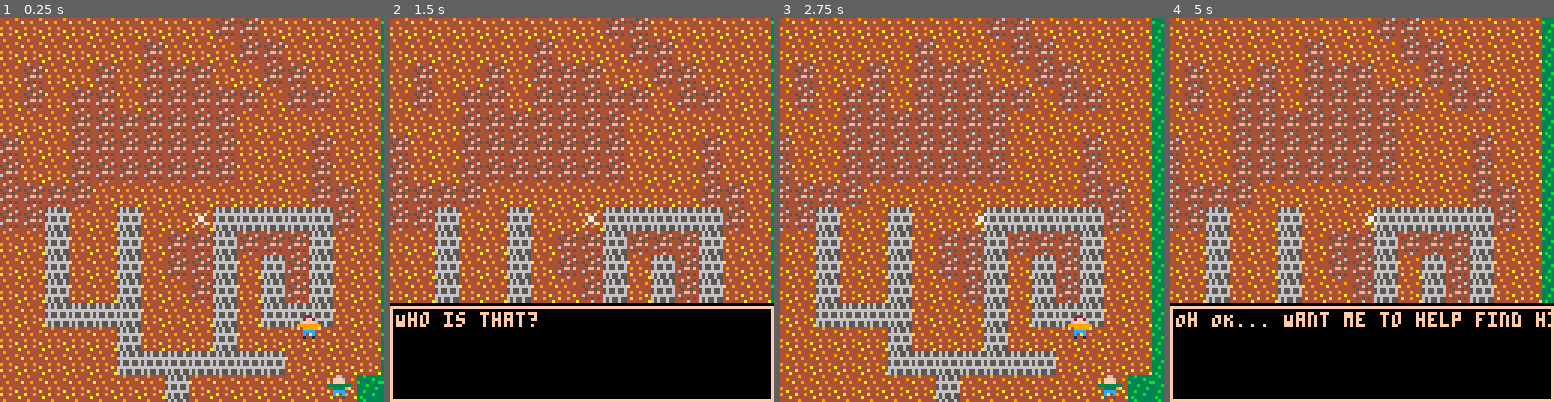
Above: before the commit, frames 1-4 (left to right).
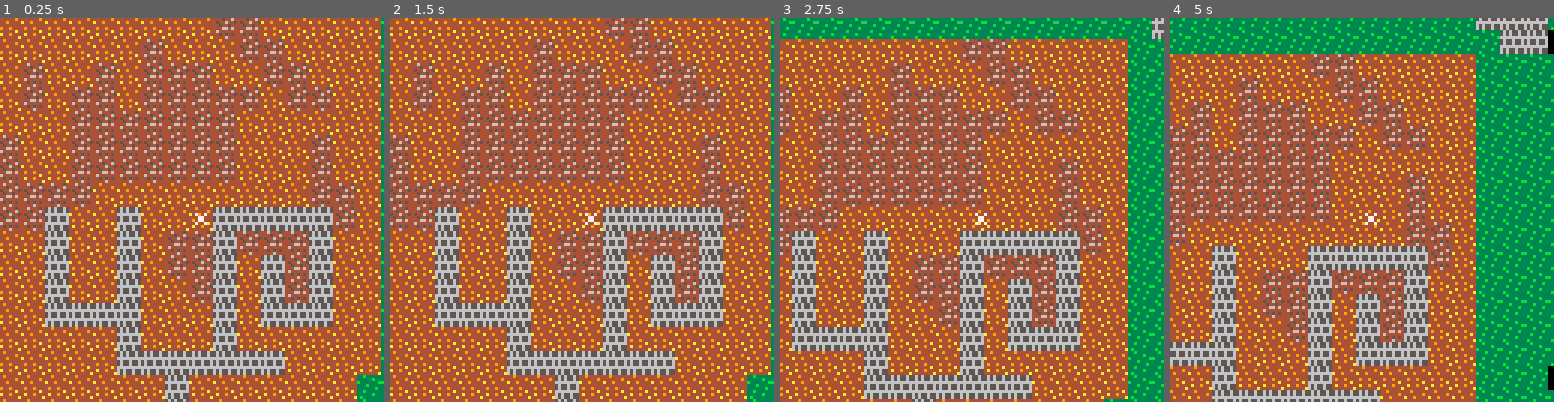
Above: after the commit, the same moments.

Repository: codeartisticninja/ldjam38
Game: PICO-8 cartridge ldjam.p8
Same seed, same stepped clock (60 frames per second), same inputs: the game is played once before the commit and once after it.
Inputs:
- Up to frame 1 (0.25 s): no input
- Up to frame 2 (1.5 s): tap O (Z key) at 0.7 s
- Up to frame 3 (2.75 s): hold Right 1.6-2.1 s; tap O (Z key) at 1.7, 2.1, 2.5 s; hold Up 2.15-2.42 s; hold Right from 2.47 s (still down)
- Up to frame 4 (5 s): tap O (Z key) every 0.4 s from 2.9 to 4.9 s; release Right at 3.03 s; hold Left 3.08-3.58 s; hold Down 3.63-3.97 s; hold Right 4.02-4.68 s; hold Up from 4.73 s (still down)

The runs differ from the first frame. In frame 1, 0.4% of the frame differs, in the area x 77-92%, y 77-100%; in frame 2, 26%; in frame 3, 44%; in frame 4, 70%, in the area x 0-100%, y 0-100%.

Commit message:
Distance calculator for npcs

Diff:
--- a/ldjam.p8
+++ b/ldjam.p8
@@ -24,6 +24,7 @@
 	sprite = 0
 }
 dialog = {
+	npcdialogdistance = 16,
 	script = nil,
 	pos = 0,
 }
@@ -35,18 +36,16 @@
 		script = {
 			"You're not Mr. Spaceman'",
 			"I was looking for Mr. Spaceman",
-			"...",
-			"Yes"
+			"..."
 		}
 	},
 	guy2 = {
 		x = 110,
-		y = 120,
+		y = 50,
 		sprite = 65,
 		script = {
-			"Who is that?",
-			"Oh OK... Want me to help find him?",
-			".."
+			"The wheather? Let's talk about that'",
+			"Have you tried going the other direction?"
 		}
 	}
 }
@@ -68,8 +67,10 @@
 	camera(cam.x ,cam.y)
 	drawmap()
 	spr(player.sprite,player.x,player.y)
-	for name,char in pairs(chars) do
-		spr(char.sprite, char.x, char.y)
+	if (level == 1) then
+		for name,char in pairs(chars) do
+			spr(char.sprite, char.x, char.y)
+		end
 	end
 	if (player.state == 1) then
 		drawdiabox()
@@ -104,8 +105,7 @@
 	if (btn(3)) then
 		player.dy = 1
 	end
-	if (btnp(4)) then
-		dialog.script = chars.guy2.script
+	if (btnp(4)and npcwithinrange()) then
 		dialog.pos = 1
 		player.state = 1
 	end
@@ -161,6 +161,17 @@
 			player.state = 0
 		end
 	end
+end
+
+function npcwithinrange()
+	inrange = false
+	for name,char in pairs(chars) do
+		if (abs(char.x - player.x) < dialog.npcdialogdistance and abs(char.y - player.y) < dialog.npcdialogdistance) then
+			inrange = true
+			dialog.script = char.script
+		end
+	end
+	return inrange
 end
 
 function drawdiabox()
